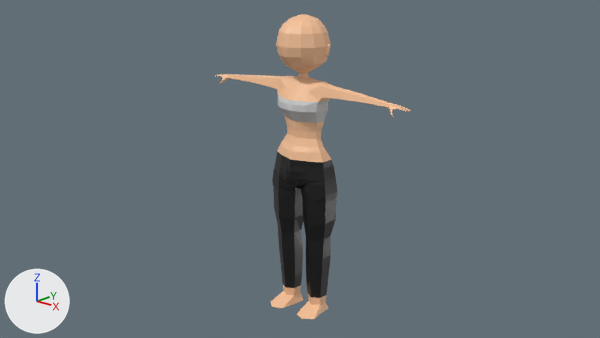
What one commit did to the Blender file Low_poly human/LP-Human.blend.
Rendered twice from the file's camera 'Camera'. The axes (+X, +Y, +Z) are drawn at lower left. The lights are the same throughout.
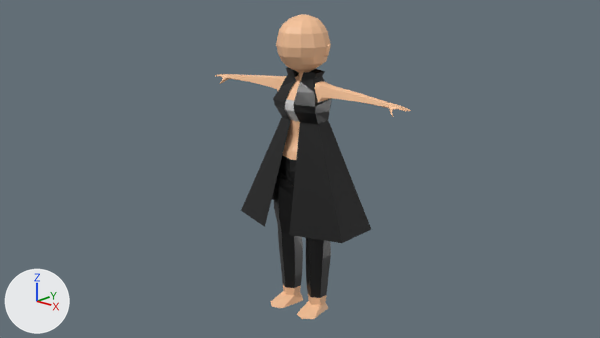
Location of each change, [x1, y1, x2, y2] in pixels of the pictures (600 x 338 px):
part 1 of me_cylinder, added (black): after [241, 67, 371, 243]

What changed in the scene script:
```text
Change me_cylinder:
    used by ob_cylinder; location = (0.0, 0.0, 0.049); scale = (0.275, 0.275, 0.243)
    remove me_cylinder.from_pydata(...)  # 484 vertices, 468 faces; spans x 0.0..3.07, y -0.74..0.61, z -0.01..8.44
    add me_cylinder.from_pydata(...)  # 520 vertices, 495 faces; spans x -0.01..3.07, y -1.02..1.16, z -0.01..8.44
    me_cylinder part 1: a new loose piece of 28 vertices spanning x -0.01..1.68, y -1.02..1.16, z 2.64..6.97, in mat_black (black #101010)
```
